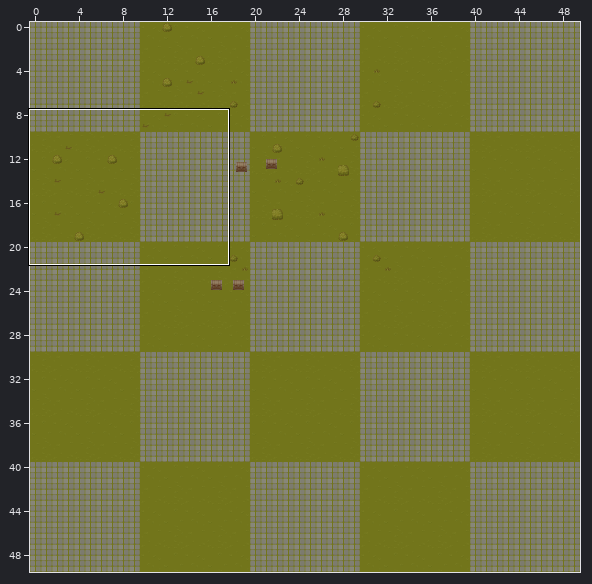
An edit to a level. Tiled map, PixiJS/assets/tilemaps/TreasureHunter2D.tmx. The picture above shows the old version from afar; the outline marks the close-up.
Close-up. As it was:
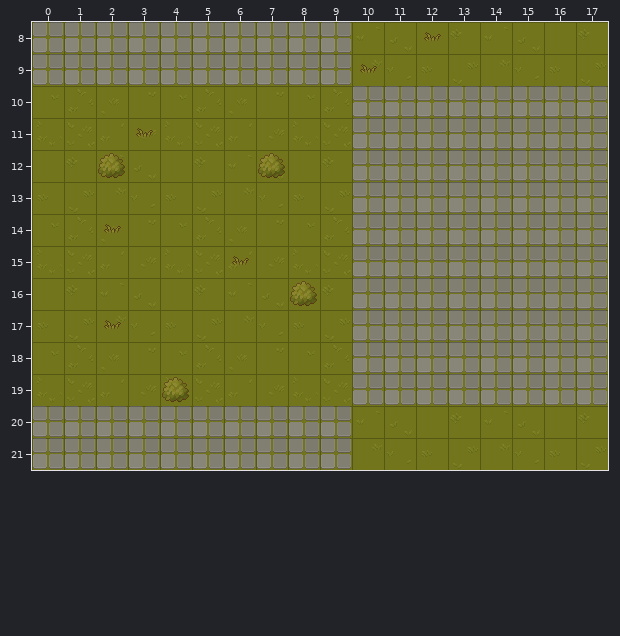
Cells are 32x32 px. Shown: x 0..17, y 8..21. The commit also changed other parts of the map, which this record leaves out.
After:
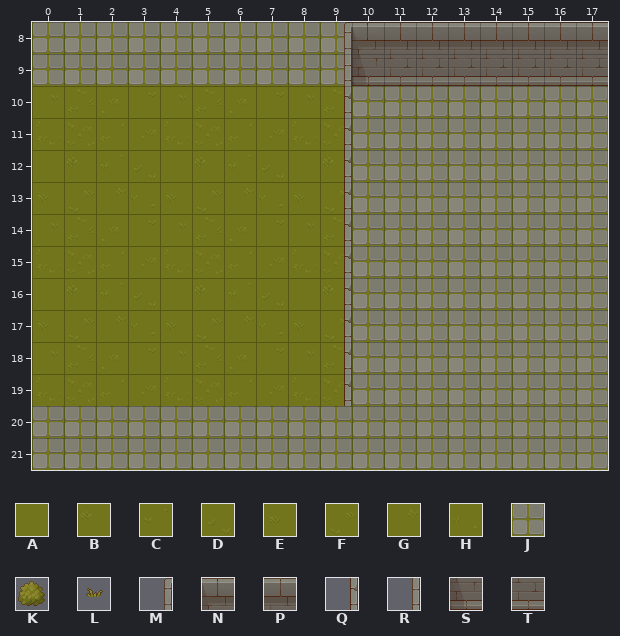
Key: from "GrassTileset": A 0, B 1, C 2, D 3, E 8, F 9, G 10, H 11, J 32; from "PlantsTileset": K 99, L 192; from "WallTileset": M 20, N 21, P 22, Q 26, R 36, S 37, T 38.
_ is an empty cell.
Tiles of an added or newly shown layer are drawn over the layers below it.
The exact change:
Layer "GroundLayer":
y 20: x 10..17 CDABCDAB -> JJJJJJJJ
y 21: x 10..17 GHEFGHEF -> JJJJJJJJ
Layer "PlantLayer":
y 8: x 12 L -> _
y 9: x 10 L -> _
y 11: x 3 L -> _
y 12: x 2 K -> _; x 7 K -> _
y 14: x 2 L -> _
y 15: x 6 L -> _
y 16: x 8 K -> _
y 17: x 2 L -> _
y 19: x 4 K -> _
Layer "Walls" (added):
y 8: x 9..17 _________ -> MNPPPPPPP
y 9: x 9..17 _________ -> RSTTTTTTT
y 10..19: x 9 _ -> Q
